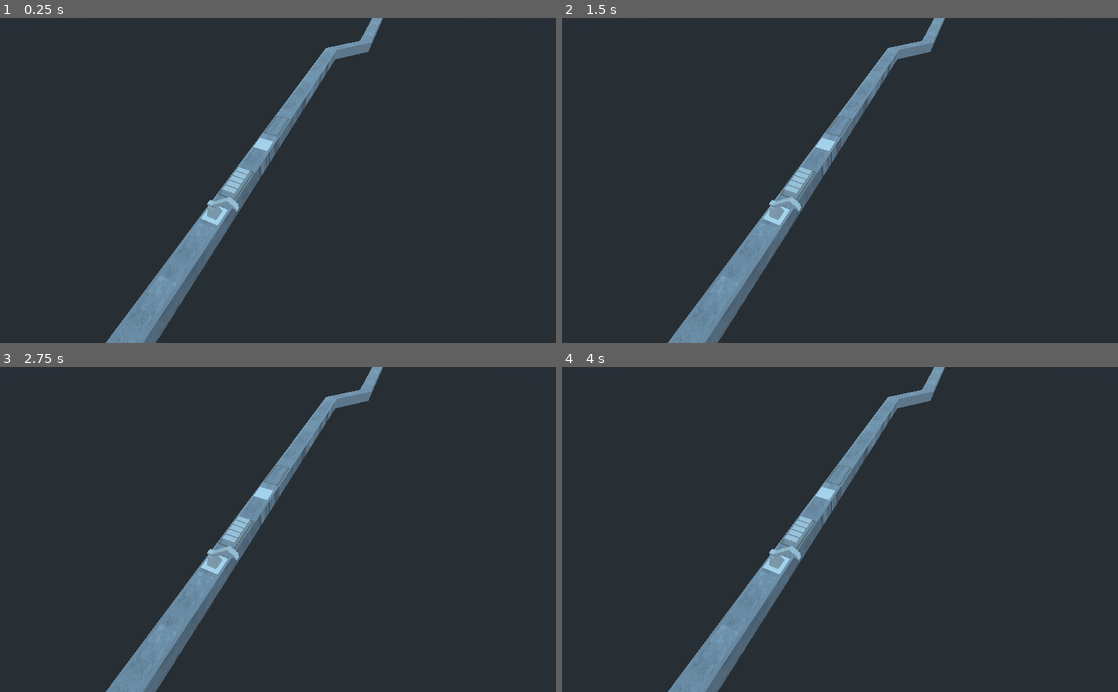
Above: before the commit, frames 1-4 (two rows, left to right).
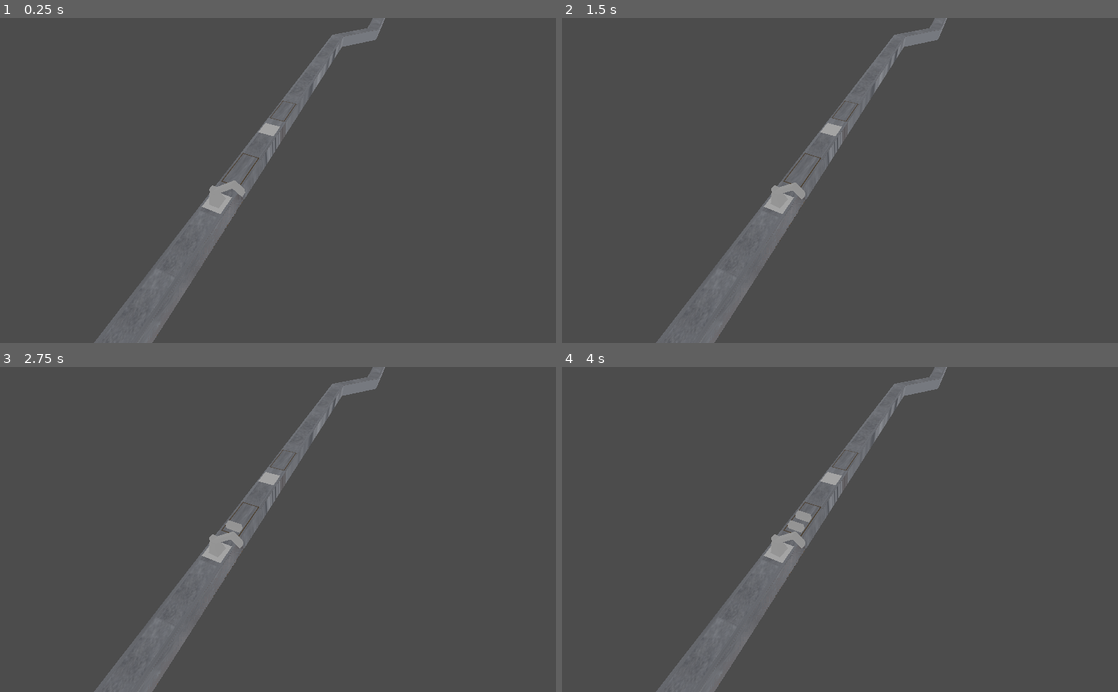
Above: after the commit, the same moments.

Repository: fredsson/crazy_crane
Game: Godot game, scene res://assets/scenes/game.tscn
Two runs of this game, one before a commit and one after it. Both use one fixed random seed, a clock stepped at 60 frames per second and the inputs below.
Inputs:
- Up to frame 1 (0.25 s): no input
- Up to frame 2 (1.5 s): tap Enter at 0.5 s; hold D (crane_move_right, bound only after the commit) 0.53-1.28 s; tap Space at 1.25 s; hold A (crane_move_left, bound only after the commit) from 1.28 s (still down)
- Up to frame 3 (2.75 s): release A (crane_move_left, bound only after the commit) at 2.03 s; hold D (crane_move_right, bound only after the commit) from 2.03 s (still down)
- Up to frame 4 (4 s): tap Enter at 2.75 s; tap Space at 3.5 s; release D (crane_move_right, bound only after the commit) at 3.53 s; hold A (crane_move_left, bound only after the commit) from 3.53 s (still down)

The runs differ from the first frame. In frame 1, 100% of the frame differs, in the area x 0-100%, y 0-100%; in frame 2, 100%; in frame 3, 100%; in frame 4, 100%.

Commit message:
now spawn new containers

Diff:
--- /dev/null
+++ b/assets/scenes/crane/crane.gd
@@ -0,0 +1,28 @@
+extends Spatial
+
+
+# Declare member variables here. Examples:
+# var a = 2
+# var b = "text"
+
+var ROTATION_SPEED = 0.1;
+var SIDE_TO_SIDE_ROTATION_VECTOR = Vector3(0, 1, 0);
+
+func _unhandled_input(event):
+	if event.is_action("crane_move_left"):
+		self.rotate(SIDE_TO_SIDE_ROTATION_VECTOR, ROTATION_SPEED);
+	if event.is_action("crane_move_right"):
+		self.rotate(SIDE_TO_SIDE_ROTATION_VECTOR, -ROTATION_SPEED);
+	if event.is_action("crane_extend_arm"):
+		print("extending arm!");
+	if event.is_action("crane_retract_arm"):
+		print("retracting arm!");
+
+# Called when the node enters the scene tree for the first time.
+func _ready():
+	pass # Replace with function body.
+
+
+# Called every frame. 'delta' is the elapsed time since the previous frame.
+#func _process(delta):
+#	pass
--- a/assets/scenes/game.tscn
+++ b/assets/scenes/game.tscn
@@ -1,57 +1,50 @@
-[gd_scene load_steps=4 format=2]
+[gd_scene load_steps=6 format=2]
 
-[ext_resource path="res://assets/scenes/container/container.tscn" type="PackedScene" id=1]
+[ext_resource path="res://assets/scenes/crane/crane.gd" type="Script" id=1]
 [ext_resource path="res://assets/scenes/crane/crane.tscn" type="PackedScene" id=2]
 [ext_resource path="res://assets/scenes/dock/dock.tscn" type="PackedScene" id=3]
+[ext_resource path="res://assets/scenes/loading_area.gd" type="Script" id=4]
+
+[sub_resource type="Environment" id=1]
+ambient_light_color = Color( 0.643137, 0.643137, 0.643137, 1 )
 
 [node name="game" type="Spatial"]
 
 [node name="main_camera" type="Camera" parent="."]
-transform = Transform( -0.918474, 0.302956, -0.254211, 0, 0.642788, 0.766044, 0.395481, 0.703592, -0.590384, -44.0057, 90.3749, -54.6764 )
+transform = Transform( -0.918474, 0.302956, -0.25421, 0, 0.642788, 0.766044, 0.395481, 0.703592, -0.590384, -40.2545, 79.4851, -54.6764 )
 size = 1.35273
 far = 1000.0
+
+[node name="WorldEnvironment" type="WorldEnvironment" parent="."]
+environment = SubResource( 1 )
 
 [node name="outgoing_area" type="Spatial" parent="."]
 transform = Transform( 1, 0, 0, 0, 1, 0, 0, 0, 1, -25.7912, 0, 0 )
 
 [node name="loading_area" type="Spatial" parent="."]
 transform = Transform( 1, 0, 0, 0, 1, 0, 0, 0, 1, 0, 9, -18 )
+script = ExtResource( 4 )
 
 [node name="crane" parent="loading_area" instance=ExtResource( 2 )]
 transform = Transform( -1, 0, -8.74228e-08, 0, 1, 0, 8.74228e-08, 0, -1, 0, 0, 0 )
+script = ExtResource( 1 )
 
 [node name="container_point" type="Spatial" parent="loading_area"]
 transform = Transform( 1, 0, 0, 0, 1, 0, 0, 0, 1, -0.2, -0.9, 12 )
 
-[node name="container" parent="loading_area/container_point" instance=ExtResource( 1 )]
-
 [node name="container_point2" type="Spatial" parent="loading_area"]
 transform = Transform( 1, 0, 0, 0, 1, 0, 0, 0, 1, -0.2, -0.9, 15 )
-
-[node name="container" parent="loading_area/container_point2" instance=ExtResource( 1 )]
 
 [node name="container_point3" type="Spatial" parent="loading_area"]
 transform = Transform( 1, 0, 0, 0, 1, 0, 0, 0, 1, -0.2, -0.9, 18 )
 
-[node name="container" parent="loading_area/container_point3" instance=ExtResource( 1 )]
-
 [node name="container_point4" type="Spatial" parent="loading_area"]
 transform = Transform( 1, 0, 0, 0, 1, 0, 0, 0, 1, -0.2, -0.9, 21 )
-
-[node name="container" parent="loading_area/container_point4" instance=ExtResource( 1 )]
 
 [node name="container_point5" type="Spatial" parent="loading_area"]
 transform = Transform( 1, 0, 0, 0, 1, 0, 0, 0, 1, -0.2, -0.9, 24 )
 
-[node name="container" parent="loading_area/container_point5" instance=ExtResource( 1 )]
-
 [node name="incoming_area" type="Spatial" parent="."]
 transform = Transform( 1, 0, 0, 0, 1, 0, 0, 0, 1, -25.9438, 0, 17.738 )
 
-[node name="DirectionalLight" type="DirectionalLight" parent="."]
-transform = Transform( 1, 0, 0, 0, 1, 0, 0, 0, 1, -127.583, 56.8498, 0 )
-light_energy = 3.91
-light_indirect_energy = 8.27
-light_specular = 0.43
-
 [node name="dock" parent="." instance=ExtResource( 3 )]
--- /dev/null
+++ b/assets/scenes/loading_area.gd
@@ -0,0 +1,45 @@
+extends Spatial
+
+
+# Declare member variables here. Examples:
+# var a = 2
+# var b = "text"
+var containerNodes = [];
+var containerScene: PackedScene;
+var spawnTimer: Timer;
+var availableIndices = {};
+var random = RandomNumberGenerator.new();
+
+# Called when the node enters the scene tree for the first time.
+func _ready():
+	random.randomize();
+	containerScene = load("res://assets/scenes/container/container.tscn");
+	for c in self.get_children():
+		if "container_point" in c.name:
+			containerNodes.push_back(c);
+			availableIndices[containerNodes.size() - 1] = true;
+	spawnTimer = Timer.new();
+	self.add_child(spawnTimer);
+	spawnTimer.one_shot = false;
+	spawnTimer.connect("timeout", self, "spawn_container");
+	spawnTimer.start(2);
+
+func spawn_container():
+	var available = [];
+	for key in availableIndices:
+		if availableIndices[key]:
+			available.push_back(key);
+
+	if !available.empty():
+		var index = random.randi_range(0, available.size() - 1);
+		var key = available[index];
+		containerNodes[key].add_child(containerScene.instance());
+		availableIndices[key] = false;
+	else:
+		print('loading area full!');
+		spawnTimer.stop();
+
+
+# Called every frame. 'delta' is the elapsed time since the previous frame.
+#func _process(delta):
+#	pass
--- a/project.godot
+++ b/project.godot
@@ -10,9 +10,22 @@
 
 [application]
 
-config/name="crazy_crane"
+config/name="Crazy Crane"
 run/main_scene="res://assets/scenes/game.tscn"
 config/icon="res://icon.png"
+
+[input]
+
+crane_move_left={
+"deadzone": 0.5,
+"events": [ Object(InputEventKey,"resource_local_to_scene":false,"resource_name":"","device":0,"alt":false,"shift":false,"control":false,"meta":false,"command":false,"pressed":false,"scancode":65,"unicode":0,"echo":false,"script":null)
+ ]
+}
+crane_move_right={
+"deadzone": 0.5,
+"events": [ Object(InputEventKey,"resource_local_to_scene":false,"resource_name":"","device":0,"alt":false,"shift":false,"control":false,"meta":false,"command":false,"pressed":false,"scancode":68,"unicode":0,"echo":false,"script":null)
+ ]
+}
 
 [physics]
 
